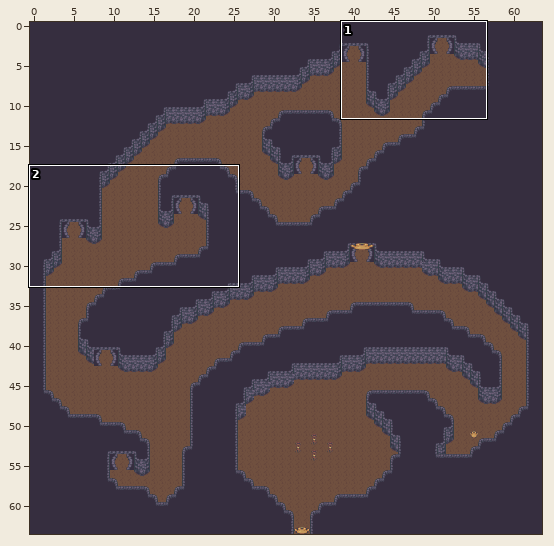
Tiled map, stored at Projects/OmniBlade/Assets/Field/TileMaps/TombGround.tmx. Above: a wide view before the commit, with the close-up outlined.
Close-up. Earlier state:
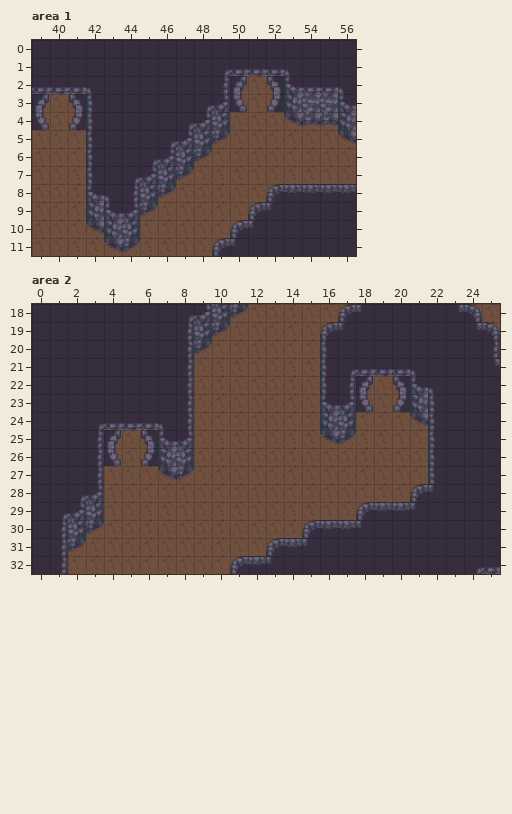
Cells are 48x48 px. Shown: area 1 x 39..56, y 0..11; area 2 x 0..25, y 18..32. The commit also changed other parts of the map, which this record leaves out.
Now the later version:
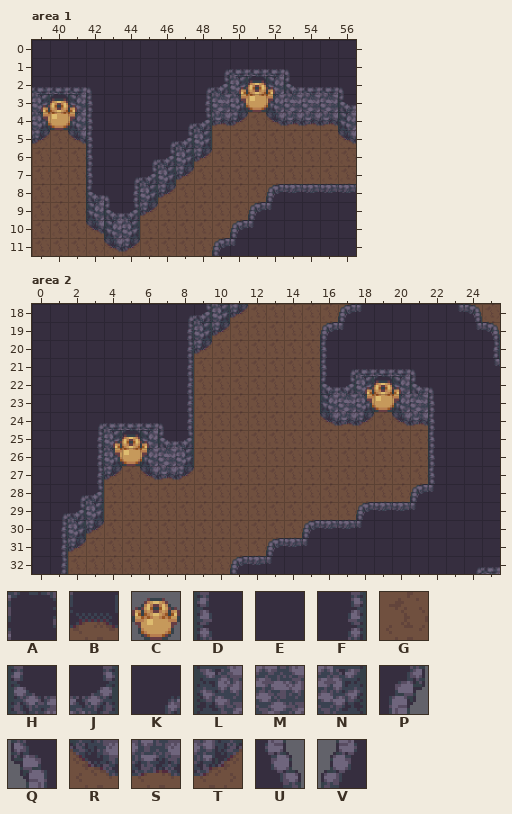
Key: from "Castle": A 684, B 735; from "TombInner": C 234, D 531, E 532, F 533, G 577, H 582, J 584, K 586, L 681, M 682, N 683, P 690, Q 691, R 732, S 733, T 734, U 741, V 742.
_ is an empty cell.
Objects are placed by their top-left corner, in cells (3,4 is the top-left corner of cell 3,4); size is 1x1 cell unless given.
Edits made:
Layer "Floor", area 1:
y 2: x 51 G -> A
y 3: x 40 G -> A; x 51 G -> B
y 4: x 40 G -> B
Layer "Furnishing", area 1:
y 2: x 48..50 EFP -> KJN; x 52 Q -> L
y 3: x 39 P -> N; x 41 Q -> L; x 48..50 KJU -> FMN; x 52..53 VL -> LM
y 4: x 39 U -> N; x 41 V -> L; x 49..50 N_ -> ST; x 52..53 _R -> RS
y 5: x 39 _ -> T; x 41 _ -> R; x 49 T -> _
Layer "Props", area 1:
added: C at 50.5,2 size 2x2
added: C at 39.5,3 size 2x2
Layer "Floor", area 2:
y 22: x 19 G -> A
y 23: x 19 G -> B
y 25: x 5 G -> A
y 26: x 5 G -> B
Layer "Furnishing", area 2:
y 22: x 16..18 DFP -> HJN; x 20 Q -> L
y 23: x 16..18 HJU -> LMN; x 20..21 VL -> LM
y 24: x 16..18 LN_ -> RST; x 20..21 _R -> RS
y 25: x 4 P -> N; x 6 Q -> L; x 16..17 RT -> __
y 26: x 4 U -> N; x 6..7 VL -> LM
y 27: x 4 _ -> T; x 6..7 _R -> RS
Layer "Props", area 2:
added: C at 18.5,22 size 2x2
added: C at 4.5,25 size 2x2
Boxes around the changes in both close-ups, in picture pixels (x1, y1, x2, y2):
changed: (205, 76, 300, 148)
changed: (32, 94, 86, 148)
changed: (320, 376, 426, 448)
changed: (104, 430, 174, 484)
